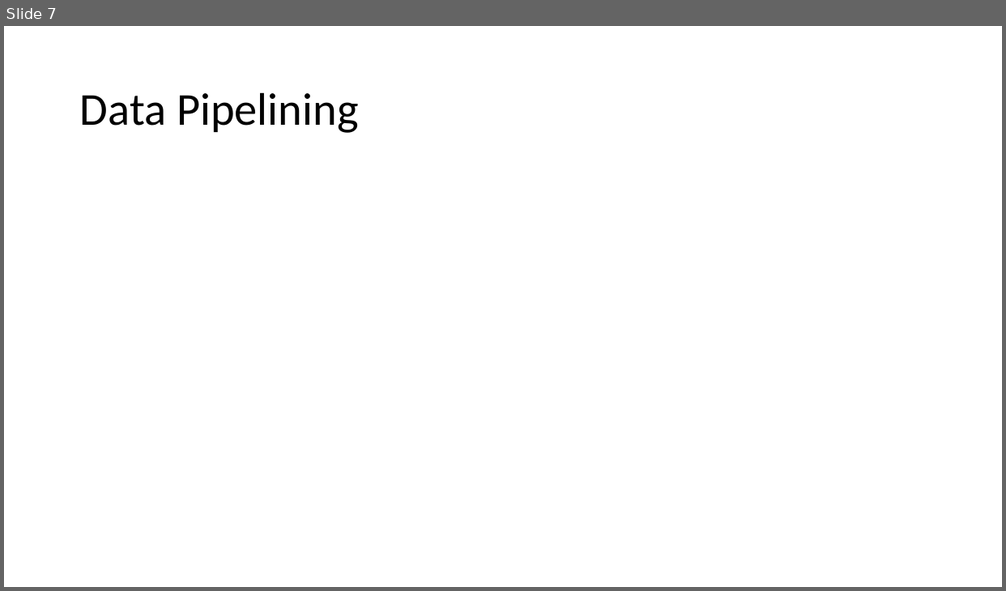
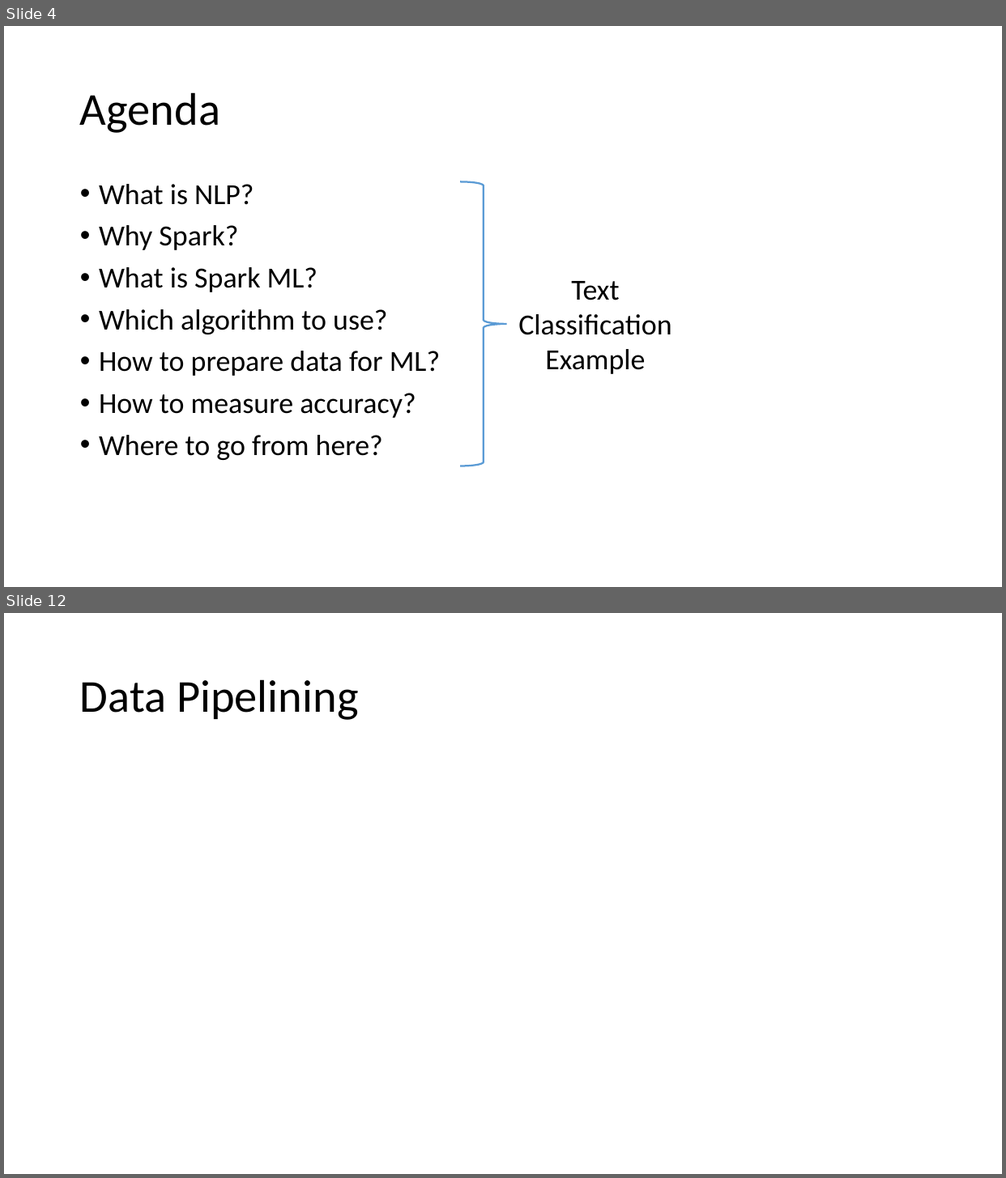
Before and after one commit to dreyco676/nlp_spark, a slide deck: TCHUG_NLP_PYSPARK.pptx. Shown one above the other, each under a label of ours: slide 7 before the commit, slides 4 and 12 after it; the slides between them are not shown. The pictures are 1006x591 and 1006x1178 pixels, drawn with LibreOffice and Linux fonts; fonts in the diff are those of the drawing. Boxes give left, top, right and bottom in pixels: in the first picture for what was removed or moved away, otherwise in the second. Text is boxed around its words. In the diff, an @@ line names an element or a change of style, - is before the commit and + after.

```diff
--- a/TCHUG_NLP_PYSPARK.pptx
+++ b/TCHUG_NLP_PYSPARK.pptx
@@ slide 4 added at (x1=4, y1=26, x2=1002, y2=587), background #FFFFFF @@
@@ title added at (x1=80, y1=92, x2=220, y2=133), 44 pt, text #000000 @@
+Agenda
@@ text added at (x1=99, y1=184, x2=440, y2=460), 28 pt, text #000000 @@
+• What is NLP?
+• Why Spark?
+• What is Spark ML?
+• Which algorithm to use?
+• How to prepare data for ML?
+• How to measure accuracy?
+• Where to go from here?
@@ right brace added at (x1=460, y1=182, x2=506, y2=466), outline #5B9BD5 1.75 pt @@
@@ text added at (x1=518, y1=281, x2=671, y2=374), 28 pt, text #000000 @@
+Text
+Classification
+Example
@@ what was slide 7 is now slide 12 @@
```
Also in this commit, not shown: 1 slide changed, 9 other slides added, 5 slides removed, 2 other files.
